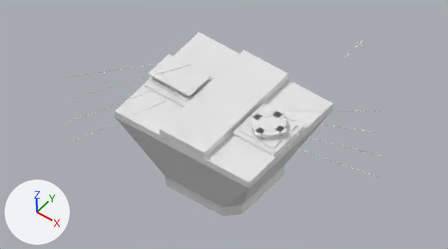
One commit to the Blender file assets/models/pot-blender/P-1092.blend: the scene before it, then after it.
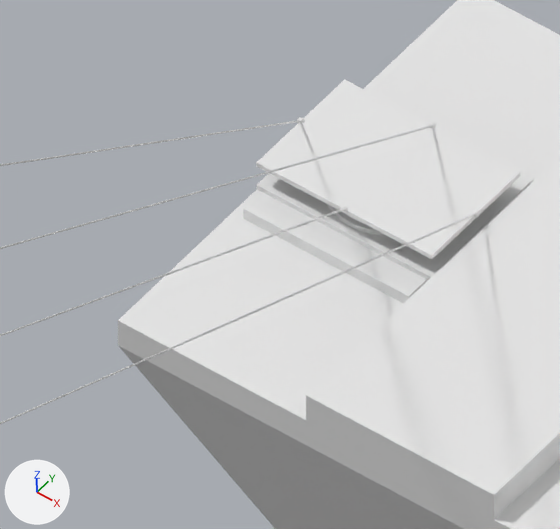
Each version is shown from the file's camera 'Camera', then close up on the part from 19% to 49% of the width and 14% to 65% of the height. Every picture has the same lights, and +X, +Y and +Z are marked at lower left. The older version's two pictures come first.

Names of what the first close-up shows: 'Bearing plinth BL', 'Bottom grout S5', 'Head lower rim - review envelope', 'Head tapered underside - schematic profile', 'Leader PBL1', 'Leader PBL3', 'Leader PBL4', 'Pier head island', 'S5 solid top plate' and 2 more.
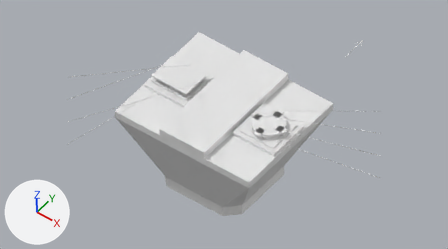
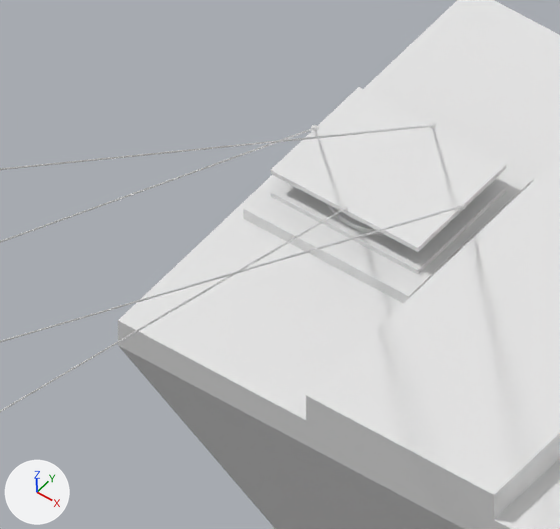
Patch to the scene script:
```diff
--- a/assets/models/pot-blender/P-1092.blend.py
+++ b/assets/models/pot-blender/P-1092.blend.py
@@ me_cube @@
 # used by ob_s5_solid_top_plate; location = (-2.0, 0.0, 0.415)
-me_cube.from_pydata(...)  # 8 vertices, 6 faces; spans x -0.93..0.93, y -0.62..0.62, z -0.02..0.02
+me_cube.from_pydata(...)  # 8 vertices, 6 faces; spans x -0.78..0.78, y -0.62..0.62, z -0.02..0.02
+# me_cube part 1: the whole mesh is scaled about its middle by (0.839, 1, 1)
 me_cube.materials.append(mat_steel_top_plate)
@@ cu_leader_pbl1 @@
 _sp = cu_leader_pbl1.splines.new('POLY'); _sp.points.add(1)
-_sp.points.foreach_set('co', [-2.0, 0.625, 0.439, 1.0, 2.78, -13.04, 12.49, 1.0])
+_sp.points.foreach_set('co', [-2.0, 0.625, 0.439, 1.0, 2.44, -12.59, 13.05, 1.0])
 cu_leader_pbl1.materials.append(mat_labels)
@@ cu_leader_pbl3 @@
 _sp = cu_leader_pbl3.splines.new('POLY'); _sp.points.add(1)
-_sp.points.foreach_set('co', [-2.0, -0.625, 0.439, 1.0, 3.119, -13.49, 11.92, 1.0])
+_sp.points.foreach_set('co', [-2.0, -0.625, 0.439, 1.0, 3.458, -13.94, 11.35, 1.0])
 cu_leader_pbl3.materials.append(mat_labels)
@@ cu_leader_pbl4 @@
 _sp = cu_leader_pbl4.splines.new('POLY'); _sp.points.add(1)
-_sp.points.foreach_set('co', [-1.067, 0.0, 0.439, 1.0, 3.458, -13.94, 11.35, 1.0])
+_sp.points.foreach_set('co', [-1.218, 0.0, 0.439, 1.0, 3.119, -13.49, 11.92, 1.0])
 cu_leader_pbl4.materials.append(mat_labels)
```

What differs and where, as boxes [x1, y1, x2, y2] in the close-ups (560 x 529 px):
'S5 solid top plate', rescaled (11% narrower, 8% shorter): before [256, 79, 520, 259]; after [271, 87, 506, 252]
'Leader PBL4', reshaped: before [0, 214, 476, 424]; after [0, 206, 462, 342]
'Leader PBL1', reshaped: before [0, 125, 432, 249]; after [0, 125, 432, 170]
'Leader PBL3', reshaped: before [0, 208, 344, 336]; after [0, 209, 344, 412]
